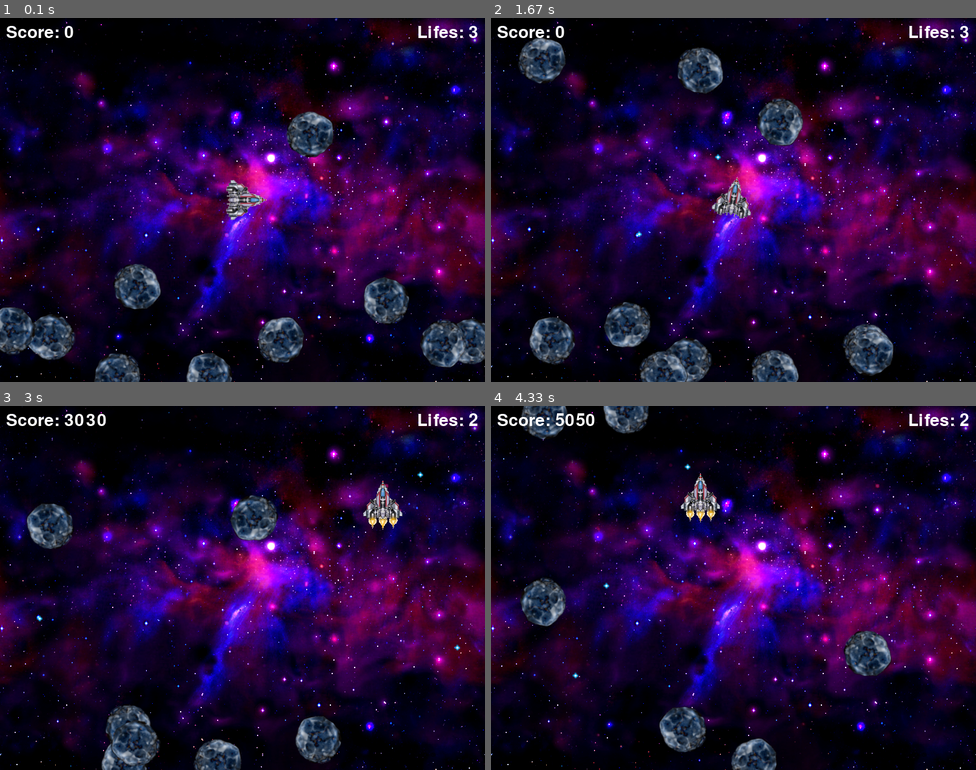
Above: before the commit, frames 1-4 (two rows, left to right).
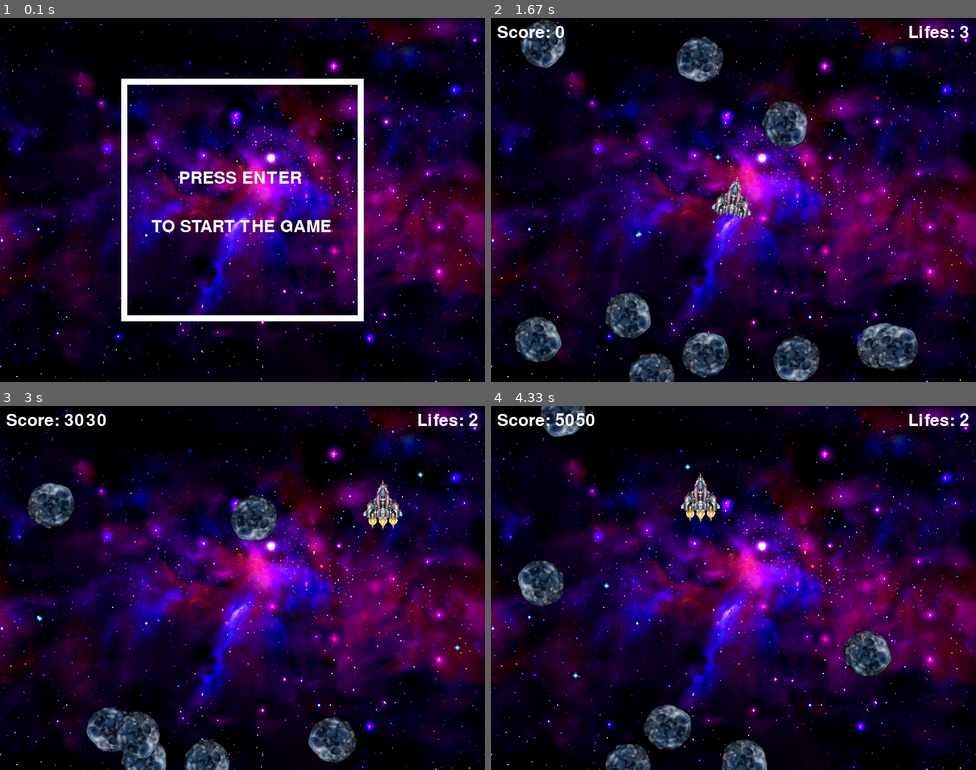
Above: after the commit, the same moments.

Repository: gram2005/python-pygame-asteroids
Game: pygame game, started from game.py
Same seed, same stepped clock (60 frames per second), same inputs: the game is played once before the commit and once after it.
Inputs:
- Up to frame 1 (0.1 s): no input
- Up to frame 2 (1.67 s): tap Enter at 0.33 s; hold Space 0.67-1.13 s; hold Right 0.67-1.13 s; hold Right 1.17-1.63 s; tap Space at 1.23, 1.53 s
- Up to frame 3 (3 s): hold Up 1.67-1.97 s; tap Space at 1.73, 2.07, 2.37, 2.57, 2.87 s; hold Right 2-2.47 s; hold Left from 2.5 s (still down)
- Up to frame 4 (4.33 s): release Left at 3.03 s; hold Left 3.07-3.47 s; tap Space at 3.13, 3.43, 3.57, 3.97, 4.27 s; hold Up 3.5-3.87 s; hold Right from 3.9 s (still down)

The runs differ from the first frame. In frame 1, 13% of the frame differs, in the area x 0-100%, y 2-100%; in frame 2, 9.4%; in frame 3, 5.0%; in frame 4, 5.0%.

Commit message:
added start screen

Diff:
--- a/game.py
+++ b/game.py
@@ -25,18 +25,11 @@
 asteroid_list = []
 missile_list = []
 ateroid_timer = 0
+game_state = 'not started'
 done = False
 
 #images
-bg = Base_image("bg_nebula_blue.png")
-ship = Ship("ship1.png", "ship2.png", 400, 300)
-for x in range(max_num_of_ateroids):
-    asteroid = Asteroid("asteroid_blue.png")
-    asteroid_list.append(asteroid)
-
-
-
-
+background = Base_image("bg_nebula_blue.png")
 
 ################################################################################
 while done == False:
@@ -45,104 +38,129 @@
         if event.type == pygame.QUIT:
             done = True
 
-        if event.type == pygame.KEYDOWN:
-            if event.key == pygame.K_LEFT:
-                ship.set_angle_speed(5)
-                ship.switch_state(True)
-            if event.key == pygame.K_RIGHT:
-                ship.set_angle_speed(-5)
-                ship.switch_state(True)
-            if event.key == pygame.K_UP:
-                ship.set_acc(5)
-                ship.switch_state(True)
-            if event.key == pygame.K_SPACE:
-                x, y = ship.get_missile_coord()
-                v_x, v_y = ship.get_missile_speed()
-                missile_list.append(Missile("shot2.png", x, y, v_x, v_y))
+        if game_state == 'not started':
+            if event.type == pygame.KEYDOWN and event.key == pygame.K_RETURN:
+                game_state = 'started'
 
-        if event.type == pygame.KEYUP:
-            if event.key == pygame.K_LEFT:
-                ship.set_angle_speed(0)
-                ship.switch_state(False)
-            if event.key == pygame.K_RIGHT:
-                ship.set_angle_speed(0)
-                ship.switch_state(False)
-            if event.key == pygame.K_UP:
-                ship.switch_state(False)
+        if game_state == 'running':
+            if event.type == pygame.KEYDOWN:
+                if event.key == pygame.K_LEFT:
+                    ship.set_angle_speed(5)
+                    ship.switch_state(True)
+                if event.key == pygame.K_RIGHT:
+                    ship.set_angle_speed(-5)
+                    ship.switch_state(True)
+                if event.key == pygame.K_UP:
+                    ship.set_acc(5)
+                    ship.switch_state(True)
+                if event.key == pygame.K_SPACE:
+                    x, y = ship.get_missile_coord()
+                    v_x, v_y = ship.get_missile_speed()
+                    missile_list.append(Missile("shot2.png", x, y, v_x, v_y))
+
+            if event.type == pygame.KEYUP:
+                if event.key == pygame.K_LEFT:
+                    ship.set_angle_speed(0)
+                    ship.switch_state(False)
+                if event.key == pygame.K_RIGHT:
+                    ship.set_angle_speed(0)
+                    ship.switch_state(False)
+                if event.key == pygame.K_UP:
+                    ship.switch_state(False)
 
 ################################################################################
     # game logic
 
-    rem_asteroid_list = []
-    rem_missile_list = []
-    for asteroid in asteroid_list:
+    if game_state == 'not started':
+        start_text1= basicFont.render('PRESS ENTER', True, white)
+        start_text2= basicFont.render('TO START THE GAME', True, white)
+
+    if game_state == 'started':
+
+        ship = Ship("ship1.png", "ship2.png", 400, 300)
+        for x in range(max_num_of_ateroids):
+            asteroid = Asteroid("asteroid_blue.png")
+            asteroid_list.append(asteroid)
+        game_state = 'running'
+
+    if game_state == 'running':
+        rem_asteroid_list = []
+        rem_missile_list = []
+        for asteroid in asteroid_list:
+            for missile in missile_list:
+                if missile.check_collision(asteroid):
+                    rem_missile_list.append(missile)
+                    rem_asteroid_list.append(asteroid)
+                    score += 1010
+
+            if ship.check_collision(asteroid):
+                rem_asteroid_list.append(asteroid)
+                num_of_lifes -= 1
+
+        for missile in rem_missile_list:
+            try:
+                missile_list.remove(missile)
+            except:
+                pass
+
+        for asteroid in rem_asteroid_list:
+            try:
+                asteroid_list.remove(asteroid)
+            except:
+                pass
+
+        rem_missile_list = []
         for missile in missile_list:
-            if missile.check_collision(asteroid):
+            if missile.is_alive():
+                missile.update()
+            else:
                 rem_missile_list.append(missile)
-                rem_asteroid_list.append(asteroid)
-                score += 1010
 
-        if ship.check_collision(asteroid):
-            rem_asteroid_list.append(asteroid)
-            num_of_lifes -= 1
+        for missile in rem_missile_list:
+            try:
+                missile_list.remove(missile)
+            except:
+                pass
 
-    for missile in rem_missile_list:
-        try:
-            missile_list.remove(missile)
-        except:
-            pass
+        ship.update()
 
-    for asteroid in rem_asteroid_list:
-        try:
-            asteroid_list.remove(asteroid)
-        except:
-            pass
+        if len(asteroid_list) < max_num_of_ateroids:
+            ateroid_timer += 1
 
-    rem_missile_list = []
-    for missile in missile_list:
-        if missile.is_alive():
-            missile.update()
-        else:
-            rem_missile_list.append(missile)
+        if ateroid_timer == 60:
+            asteroid = Asteroid("asteroid_blue.png")
+            asteroid_list.append(asteroid)
+            ateroid_timer = 0
 
-    for missile in rem_missile_list:
-        try:
-            missile_list.remove(missile)
-        except:
-            pass
+        for asteroid in asteroid_list:
+            asteroid.update()
 
-    ship.update()
-
-    if len(asteroid_list) < max_num_of_ateroids:
-        ateroid_timer += 1
-
-    if ateroid_timer == 60:
-        asteroid = Asteroid("asteroid_blue.png")
-        asteroid_list.append(asteroid)
-        ateroid_timer = 0
-
-    for asteroid in asteroid_list:
-        asteroid.update()
-
-    life_text = basicFont.render('Lifes: ' + str(num_of_lifes), True, white)
-    score_text = basicFont.render('Score: ' + str(score), True, white)
+        life_text = basicFont.render('Lifes: ' + str(num_of_lifes), True, white)
+        score_text = basicFont.render('Score: ' + str(score), True, white)
 
 
 ################################################################################
     # drawing
     screen.fill(white)
 
-    bg.draw(screen)
-    ship.draw(screen)
+    background.draw(screen)
 
-    for asteroid in asteroid_list:
-        asteroid.draw(screen)
+    if game_state == 'not started':
+        pygame.draw.rect(screen, white, (200,100,400,400), 10)
+        screen.blit(start_text1, (295,250))
+        screen.blit(start_text2, (250,330))
 
-    for missile in missile_list:
-            missile.draw(screen)
+    if game_state == 'running':
+        ship.draw(screen)
 
-    screen.blit(life_text, (688,10))
-    screen.blit(score_text, (10,10))
+        for asteroid in asteroid_list:
+            asteroid.draw(screen)
+
+        for missile in missile_list:
+                missile.draw(screen)
+
+        screen.blit(life_text, (688,10))
+        screen.blit(score_text, (10,10))
 
     pygame.display.flip()
 
